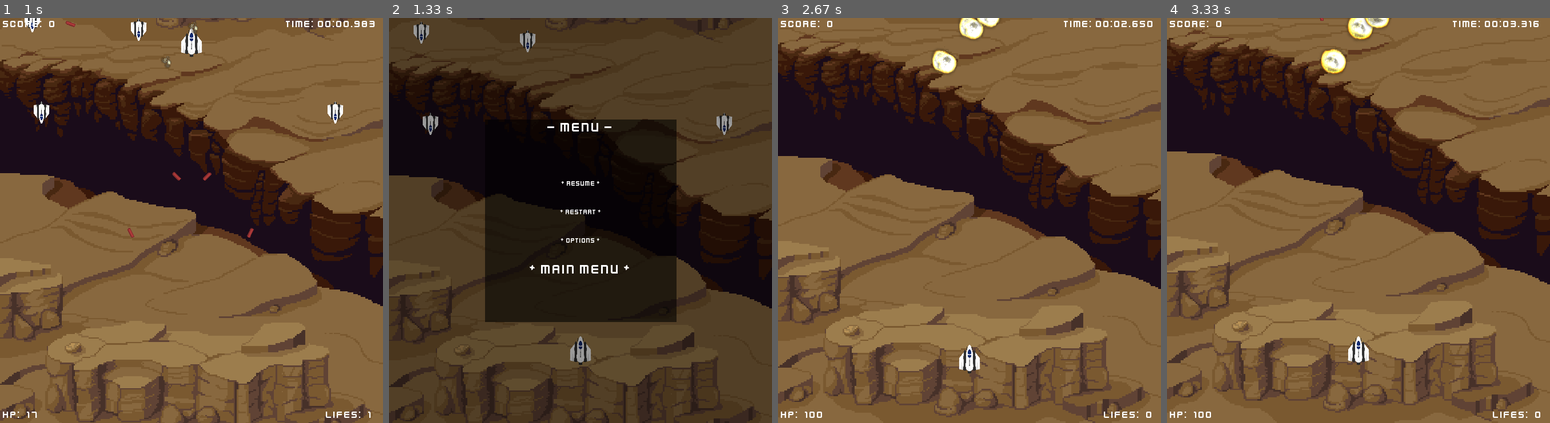
Above: before the commit, frames 1-4 (left to right).
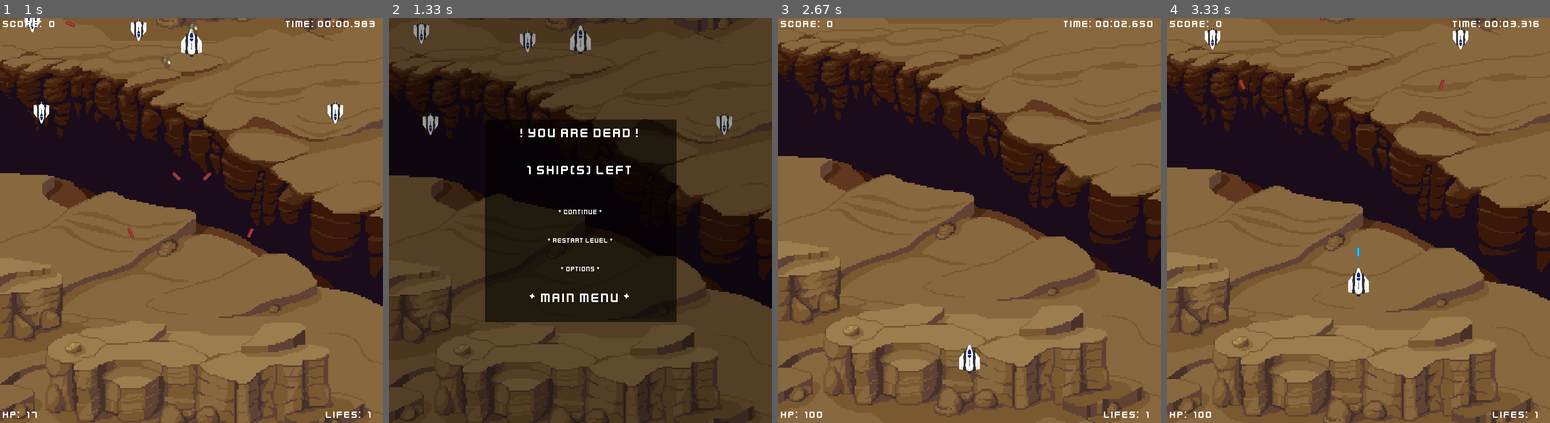
Above: after the commit, the same moments.

Repository: 2ndcouteau/Py_shmup
Game: pygame game, started from srcs/main.py
The game is run twice, just before and just after one commit, with the same random seed, the same clock (stepped at 60 frames per second) and the same inputs.
Inputs:
- Up to frame 1 (1 s): hold Enter 0.33-0.8 s; hold Up 0.33-0.8 s; hold E from 0.83 s (still down); hold Up from 0.83 s (still down)
- Up to frame 2 (1.33 s): release E at 1.3 s; release Up at 1.3 s
- Up to frame 3 (2.67 s): tap Enter at 1.33, 2.5 s; hold Up 1.67-2.13 s; tap E at 1.82 s; hold Down 2.17-2.47 s
- Up to frame 4 (3.33 s): tap Backspace at 2.83 s; hold Enter from 3.17 s (still down); hold Up from 3.17 s (still down); tap Space at 3.23 s; tap E at 3.32 s

Frame 1 is identical in both runs. In frame 2, 1.8% of the frame differs, in the area x 34-65%, y 1-86%; in frame 3, 0.7%; in frame 4, 29%, in the area x 0-100%, y 0-100%.

Commit message:
[ADD] Add death menu [REMOVE] Remove test_class.py [ADD] Constant and prepare for GAMEOVER_MENU

Diff:
--- a/srcs/class_Event.py
+++ b/srcs/class_Event.py
@@ -11,7 +11,7 @@
 from class_Enemy		import Enemy
 from class_Menu			import Main_menu
 
-from constants			import (F_GAME, F_LEVEL_MENU, F_MAIN_MENU,
+from constants			import (F_GAME, F_LEVEL_MENU, F_MAIN_MENU, F_DEATH_MENU, F_GAME_OVER,
 								UP, DOWN, RIGHT, LEFT,
 								MENU_INPUT_DELAY,
 								media_folder)
@@ -59,13 +59,13 @@
 		}
 
 		if g.player.hp <= 0:
-			print("You Died")
-			g.player.lives -= 1
-			# if g.player.lives < 0:
-			# 	g.mode = F_MAIN_MENU	# change to load_menu()
-			# else:
-			g.mode = F_LEVEL_MENU	# Change to DEATH_MENU
-			g.player.init_game(g)	# Remove in DEATH_MENU
+			if g.player.lives == 0:
+				print("GAME_OVER")
+				g.mode = F_GAME_OVER
+			else:
+				print("You Died")
+				g.mode = F_DEATH_MENU
+
 		for input, func in game_event.items():
 			if keys[input]:
 				func[0](*func[1:])
@@ -136,16 +136,31 @@
 
 	def main_menu(g, keys):
 
+		menu = g.main_menu
 		g.menu_timer -= g.dt
 		if g.menu_timer <= 0:
 			if keys[K_RETURN]:
-				g.main_menu.function[g.main_menu.text.new_pos - 1](g)
+				menu.function[menu.text.new_pos - menu.text.offset_title_select](g)
 				g.menu_timer = MENU_INPUT_DELAY
 			if keys[K_UP]:
-				g.main_menu.text.move_up()
+				menu.text.move_up()
 				g.menu_timer = MENU_INPUT_DELAY
 			if keys[K_DOWN]:
-				g.main_menu.text.move_down()
+				menu.text.move_down()
+				g.menu_timer = MENU_INPUT_DELAY
+
+
+	def death_menu(g, keys):
+		g.menu_timer -= g.dt
+		if g.menu_timer <= 0:
+			if keys[K_RETURN]:
+				g.death_menu.function[g.death_menu.text.new_pos - g.death_menu.text.offset_title_select](g)
+				g.menu_timer = MENU_INPUT_DELAY
+			if keys[K_UP]:
+				g.death_menu.text.move_up()
+				g.menu_timer = MENU_INPUT_DELAY
+			if keys[K_DOWN]:
+				g.death_menu.text.move_down()
 				g.menu_timer = MENU_INPUT_DELAY
 
 
@@ -164,7 +179,7 @@
 		g.menu_timer -= g.dt
 		if g.menu_timer <= 0:
 			if keys[K_RETURN]:
-				g.level_menu.function[g.level_menu.text.new_pos - 1](g)
+				g.level_menu.function[g.level_menu.text.new_pos - g.level_menu.text.offset_title_select](g)
 				g.menu_timer = MENU_INPUT_DELAY
 			if keys[K_UP]:
 				g.level_menu.text.move_up()
@@ -185,11 +200,16 @@
 		self.general(g, keys)
 		if (g.mode is F_GAME):
 			self.game(self, g, keys)
+		elif (g.mode is F_DEATH_MENU):
+			self.death_menu(g, keys)
 		elif (g.mode is F_LEVEL_MENU):
 			self.level_menu(g, keys)
 		else:
 			self.main_menu(g, keys)
 
+
+
+
 		pygame.event.clear()
 		g.player.rect = g.player.rect.clamp(g.window_rect)
 			# g.timer_event = EVENT_FREQUENCY
--- a/srcs/class_Game.py
+++ b/srcs/class_Game.py
@@ -12,7 +12,7 @@
 from class_Enemy		import Enemy
 from class_Background	import Level_background, Level_menu_background, Main_menu_background
 from class_Text			import Text_main_menu, Text_level_menu, Text_game_level
-from class_Menu			import Main_menu, Level_menu
+from class_Menu			import Main_menu, Level_menu, Death_menu
 
 from constants			import (X_WINDOW, Y_WINDOW,
 								ENEMIES_SPAWN_FREQUENCY, NEUTRALS_SPAWN_FREQUENCY,
@@ -123,6 +123,7 @@
 
 		self.level_menu = Level_menu(self)
 		self.main_menu = Main_menu(self)
+		self.death_menu = Death_menu(self)
 
 		# Main_menu_text(self, "* Menu *", (X_WINDOW / 2, Y_WINDOW /2), cx=True)
 
@@ -183,14 +184,20 @@
 		self.level_backgrounds[0].rect.y = 0
 		self.level_backgrounds[1].rect.y = -Y_WINDOW
 
+	def continue_level(self):
+		self.player.continue_level(self)
+		self.sprites_enemies_shoots.empty()
+		self.sprites_allies_shoots.empty()
+
 	def restart_level(self):
 		# Clear all Useless sprites lists
 		self.all_sprites.empty()
 		self.sprites_enemies.empty()
 		self.sprites_enemies_shoots.empty()
 		self.sprites_allies_shoots.empty()
-
-		self.player.reinitialization(self)
+		self.sprites_explosions.empty()
+
+		self.player.init_level(self)
 		self.level_backgrounds_reinitialization()
 
 	def restart_game(self):
@@ -199,17 +206,7 @@
 		self.sprites_enemies.empty()
 		self.sprites_enemies_shoots.empty()
 		self.sprites_allies_shoots.empty()
+		self.sprites_explosions.empty()
 
 		self.player.init_game(self)
 		self.level_backgrounds_reinitialization()
-
-
-	def restart_level(self):
-		# Clear all Useless sprites lists
-		self.all_sprites.empty()
-		self.sprites_enemies.empty()
-		self.sprites_enemies_shoots.empty()
-		self.sprites_allies_shoots.empty()
-
-		self.player.init_level(self)
-		self.level_backgrounds_reinitialization()
--- a/srcs/class_Layout.py
+++ b/srcs/class_Layout.py
@@ -60,6 +60,19 @@
 		g.level_menu.text.draw_text(g.window)
 		pygame.display.flip()
 
+
+	def draw_death_menu_sprites(self, g):
+
+		g.sprites_level_backgrounds.draw(g.window)
+		g.sprites_players.draw(g.window)
+		g.sprites_enemies.draw(g.window)
+
+		g.sprites_level_menu_backgrounds.draw(g.window)
+		# g.sprites_level_menu_text.draw(g.window)
+
+		g.death_menu.text.draw_text(g.window)
+		pygame.display.flip()
+
 	def draw_main_menu_sprites(self, g):
 
 
--- a/srcs/class_Menu.py
+++ b/srcs/class_Menu.py
@@ -8,11 +8,12 @@
 from pygame.mixer	import music
 
 # from class_Layout	import Layout
-from class_Text		import Text_main_menu, Text_level_menu, Text_game_level
+from class_Text		import Text_main_menu, Text_level_menu, Text_game_level, Text_death_menu
 from constants		import (X_WINDOW, Y_WINDOW,
 							F_GAME, F_MAIN_MENU, F_LEVEL_MENU,
 							PLAY, OPTIONS_MAIN, QUIT,
 							RESUME, RESTART, OPTIONS_LEVEL, MAIN_MENU,
+							CONTINUE, RESTART_DEATH, OPTIONS_DEATH, MAIN_MENU_DEATH,
 							media_folder)
 
 
@@ -31,10 +32,9 @@
 
 
 
-class Main_menu():
+class Main_menu(Menu):
 	def __init__(self, g):
 		Menu.__init__(self, g)
-
 		self.text = Text_main_menu()
 
 		def play_game(g):
@@ -68,7 +68,6 @@
 class Level_menu(Menu):
 	def __init__(self, g):
 		Menu.__init__(self, g)
-
 		self.text = Text_level_menu()
 
 		def resume_level(g):
@@ -94,3 +93,67 @@
 		self.function.insert(RESTART, restart_level)
 		self.function.insert(OPTIONS_LEVEL, options_level)
 		self.function.insert(MAIN_MENU, main_menu)
+
+class Death_menu(Menu):
+	def __init__(self, g):
+		Menu.__init__(self, g)
+		self.text = Text_death_menu(g)
+
+		def continue_level(g):
+			g.player.lives -= 1
+			g.player.continue_level(g)	# Remove in DEATH_MENU
+			g.mode = F_GAME
+			music.unpause()
+
+		def restart_level(g):
+			g.restart_level()
+			g.mode = F_GAME
+			music.rewind()
+			music.play(-1)
+
+
+		def options(g):
+			print("Main options")
+
+
+		def main_menu(g):
+			g.mode = F_MAIN_MENU
+			music.load(os.path.join(media_folder, 'main_menu_music.wav'))
+			music.play(-1)
+
+		self.function = []
+		self.function.insert(CONTINUE, continue_level)
+		self.function.insert(RESTART_DEATH, restart_level)
+		self.function.insert(OPTIONS_DEATH, options)
+		self.function.insert(MAIN_MENU_DEATH, main_menu)
+
+
+# class Game_over_menu(Menu):
+# 	def __init__(self, g):
+# 		Menu.__init__(self, g)
+# 		self.text = Text_game_over_menu()
+#
+# 		def continue_level(g):
+# 			g.player.lives -= 1
+# 			g.player.continue_level(g)	# Remove in DEATH_MENU
+# 			g.mode = F_GAME
+# 			music.unpause()
+#
+# 		def restart_level(g):
+# 			g.restart_level()
+# 			g.mode = F_GAME
+# 			music.rewind()
+# 			music.play(-1)
+#
+#
+# 		def options_main(g):
+# 			print("Main options")
+#
+# 		def quit(g):
+# 			exit()
+#
+# 		self.function = []
+# 		self.function.insert(CONTINUE, continue_level)
+# 		self.function.insert(RESTART_DEATH, restart_game)
+# 		self.function.insert(OPTIONS_DEATH, options_death)
+# 		self.function.insert(MAIN_MENU_DEATH, main_menu)
--- a/srcs/class_Player.py
+++ b/srcs/class_Player.py
@@ -73,6 +73,17 @@
 		g.sprites_players.add(self)
 		g.all_sprites.add(self)
 
+
+	def continue_level(self, g):
+		# Init player position and spec
+		self.rect.x = (X_WINDOW / 2) - self.size[0] / 2
+		self.rect.y = Y_WINDOW - 150
+		self.hp = PLAYER_HP
+
+		g.sprites_players.add(self)
+		g.all_sprites.add(self)
+
+
 	def init_level(self, g):
 		# Init player position and spec
 		self.rect.x = (X_WINDOW / 2) - self.size[0] / 2
--- a/srcs/class_Text.py
+++ b/srcs/class_Text.py
@@ -12,6 +12,8 @@
 								POS_HP, POS_LIVES, POS_SCORE, POS_TIME,
 								TITLE_MENU, PLAY, OPTIONS_MAIN, QUIT,
 								RESUME, RESTART, OPTIONS_LEVEL, MAIN_MENU,
+								REMAINING_LIVES, CONTINUE, RESTART_DEATH, OPTIONS_DEATH, MAIN_MENU_DEATH,
+								SOUL_SELL, GAME_OVER
 								)
 
 
@@ -78,13 +80,14 @@
 			window.blit(text.image, text.rect)
 
 class Text_menu():
-	def __init__(self):
+	def __init__(self, offset):
 		self.y_offset_pos = 50
-		self.prev_pos = 1
-		self.new_pos = 1
+		self.prev_pos = offset
+		self.new_pos = offset
+		self.offset = offset
 
 	def move_up(self):
-		if (self.new_pos > 1):
+		if (self.new_pos > self.offset):
 			self.new_pos -= 1
 		else:
 			self.new_pos = self.len_all_text - 1
@@ -93,7 +96,7 @@
 		if (self.new_pos < self.len_all_text - 1):
 			self.new_pos += 1
 		else:
-			self.new_pos = 1
+			self.new_pos = self.offset
 
 	def update(self):
 		# self.draw_text()
@@ -106,6 +109,7 @@
 			self.all_text[self.new_pos].rect = self.all_text[self.new_pos].rect_big
 
 			self.prev_pos = self.new_pos
+
 
 class Text_game():
 	def __init__(self):
@@ -145,7 +149,8 @@
 class Text_level_menu(Text, Text_menu):
 	def __init__(self):
 		Text.__init__(self)
-		Text_menu.__init__(self)
+		self.offset_title_select = 1
+		Text_menu.__init__(self, self.offset_title_select)
 
 		self.title_font_size = 24
 		self.font_size = 12
@@ -159,10 +164,41 @@
 		self.len_all_text = len(self.all_text)
 
 
+class Text_death_menu(Text, Text_menu):
+	def __init__(self, g):
+		Text.__init__(self)
+		self.g = g
+		self.offset_title_select = 2
+		Text_menu.__init__(self, self.offset_title_select)
+
+		self.title_font_size = 24
+		self.font_size = 12
+
+		self.all_text.insert(TITLE_MENU, Text_line(self.title_font_size, "! YOU ARE DEAD !", ((X_WINDOW / 2), (Y_WINDOW / 4) + 10), cx=True, cy=False))
+		self.all_text.insert(REMAINING_LIVES, Text_line(self.title_font_size, "{0} ship(s) left".format(self.g.player.lives), ((X_WINDOW / 2), (Y_WINDOW / 4) + 75), cx=True, cy=False))
+		self.all_text.insert(CONTINUE, Text_line(self.font_size, "* Continue *", ((X_WINDOW / 2), (Y_WINDOW / 2) + (self.y_offset_pos * 0) - 15), cx=True, selected=True))
+		# else:
+		# 	self.all_text.insert(GAME_OVER, Text_line(self.title_font_size, "GAME OVER", ((X_WINDOW / 2), (Y_WINDOW / 4) + 15), cx=True, cy=False))
+		# 	self.all_text.insert(CONTINUE, Text_line(self.title_font_size, "", ((X_WINDOW / 2), (Y_WINDOW / 4) + 15), cx=True, cy=False))
+		# 	self.offset_title_select = 3
+			# self.all_text.insert(SOUL_SELL, Text_line(self.font_size, "* Sell your soul *", ((X_WINDOW / 2), (Y_WINDOW / 2) + (self.y_offset_pos * 0) - 15), cx=True, selected=False))
+		self.all_text.insert(RESTART_DEATH, Text_line(self.font_size, "* Restart Level *", ((X_WINDOW / 2), (Y_WINDOW / 2) + (self.y_offset_pos * 1) - 15), cx=True, selected=False))
+		self.all_text.insert(OPTIONS_DEATH, Text_line(self.font_size, "* Options *", ((X_WINDOW / 2), (Y_WINDOW / 2) + (self.y_offset_pos * 2) - 15), cx=True, selected=False))
+		self.all_text.insert(MAIN_MENU_DEATH, Text_line(self.font_size, "* Main Menu *", ((X_WINDOW / 2), (Y_WINDOW / 2) + (self.y_offset_pos * 3) - 15), cx=True, selected=False))
+
+		self.len_all_text = len(self.all_text)
+
+	def update(self):
+		Text_menu.update(self)
+		self.all_text[REMAINING_LIVES] = Text_line(self.title_font_size, "{0} ship(s) left".format(self.g.player.lives), ((X_WINDOW / 2), (Y_WINDOW / 4) + 75), cx=True, cy=False)
+
+
+
 class Text_main_menu(Text, Text_menu):
 	def __init__(self):
 		Text.__init__(self)
-		Text_menu.__init__(self)
+		self.offset_title_select = 1
+		Text_menu.__init__(self, self.offset_title_select)
 
 		self.title_font_size = 32
 		self.font_size = 16
--- a/srcs/constants.py
+++ b/srcs/constants.py
@@ -57,6 +57,8 @@
 F_GAME = 1 << 0
 F_MAIN_MENU = 1 << 1
 F_LEVEL_MENU = 1 << 2
+F_DEATH_MENU = 1 << 3
+F_GAME_OVER = 1 << 4
 
 ## EVENT FREQUENCY
 PLAYER_SHOOT_FREQUENCY = 1000 / 20
@@ -90,15 +92,27 @@
 ## ARRAY MENU LINE POSITION##
 							#
 TITLE_MENU = 0
-
+#---------------------------#
 ## MAIN MENU				#
 PLAY = 1
 OPTIONS_MAIN = 2
 QUIT = 3
+#---------------------------#
 ## LEVEL MENU				#
 RESUME = 1
 RESTART = 2
 OPTIONS_LEVEL = 3
 MAIN_MENU = 4
+#---------------------------#
+## DEATH MENU				#
+REMAINING_LIVES = 1
+CONTINUE = 2
+#- - - - - - - - - - - - - -#
+GAME_OVER = 1
+SOUL_SELL = 2
+#- - - - - - - - - - - - - -#
+RESTART_DEATH = 3
+OPTIONS_DEATH = 4
+MAIN_MENU_DEATH = 5
 							#
 #############################
--- a/srcs/main.py
+++ b/srcs/main.py
@@ -13,7 +13,7 @@
 from class_Layout	import Layout
 from class_Menu		import Menu #, Level_menu
 
-from constants		import (F_GAME, F_LEVEL_MENU, F_MAIN_MENU)
+from constants		import (F_GAME, F_LEVEL_MENU, F_MAIN_MENU, F_DEATH_MENU, F_GAME_OVER)
 
 def main_loop(g):
 	clock = pygame.time.Clock()
@@ -40,17 +40,25 @@
 			g.text_game_level.update()
 			Layout.draw_game_sprites(Layout, g)
 
+		elif(g.mode is F_DEATH_MENU):
+			Layout.draw_death_menu_sprites(Layout, g)
+			Event.manage(Event, g)
+			g.death_menu.text.update()
+
+		elif (g.mode is F_GAME_OVER):
+			g.mode = F_LEVEL_MENU
 
 		elif (g.mode is F_LEVEL_MENU):
 			# Menu.level_menu(Menu, g)
+			Layout.draw_level_menu_sprites(Layout, g)
 			Event.manage(Event, g)
 			g.level_menu.text.update()
-			Layout.draw_level_menu_sprites(Layout, g)
 		elif (g.mode is F_MAIN_MENU):
 			# Menu.main_menu(Menu, g)
+			Layout.draw_main_menu_sprites(Layout, g)
 			Event.manage(Event, g)
 			g.main_menu.text.update()
-			Layout.draw_main_menu_sprites(Layout, g)
+
 
 
 
--- a/test_class.py
+++ /dev/null
@@ -1,30 +0,0 @@
-#!/usr/bin/python3
-# _*_ coding: Utf-8 -*
-
-
-class Toto:
-	arg1 = "salut"
-
-	def __init__(self, arg2):
-		self.arg2 = arg2
-		self.arg3 = "Bonjour"
-
-		self.__arg4 = arg2 + " is private"
-		print ("init arg4 == " + self.__arg4)
-
-
-
-obj1 = Toto("OBJ1")
-obj2 = Toto("OBJ2")
-
-print ("obj1.arg1== " + obj1.arg1)
-print ("obj1.arg2== " + obj1.arg2)
-print ("obj1.arg3== " + obj1.arg3)
-
-obj1.arg1 = "bonsoir"
-print ("obj1.arg1== " + obj1.arg1)
-print ("obj2.arg1== " + obj2.arg1)
-
-
-obj2.abcd = "efgh"
-print (obj2.abcd.upper())
Not shown, changed: todo.md
